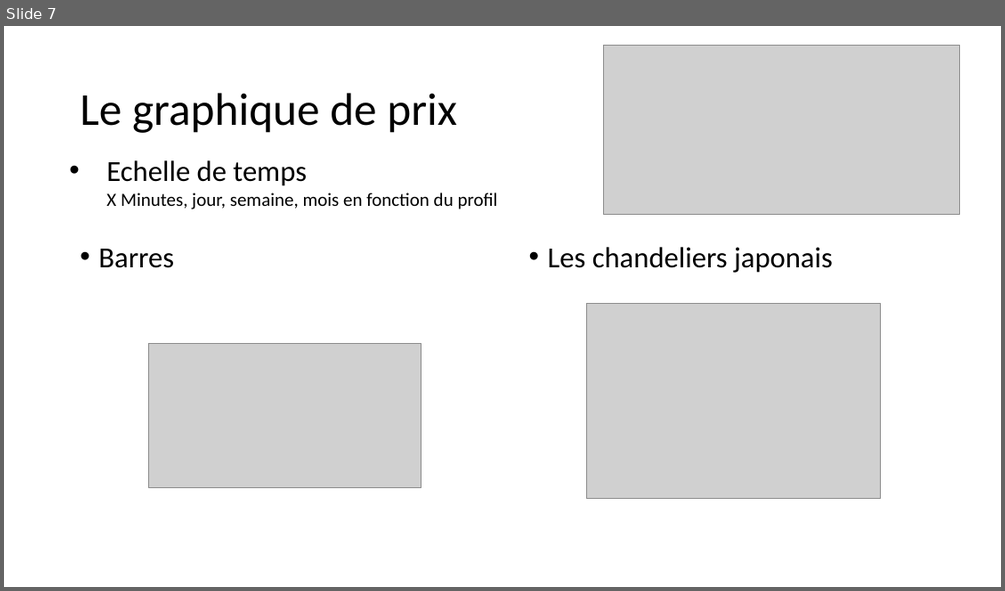
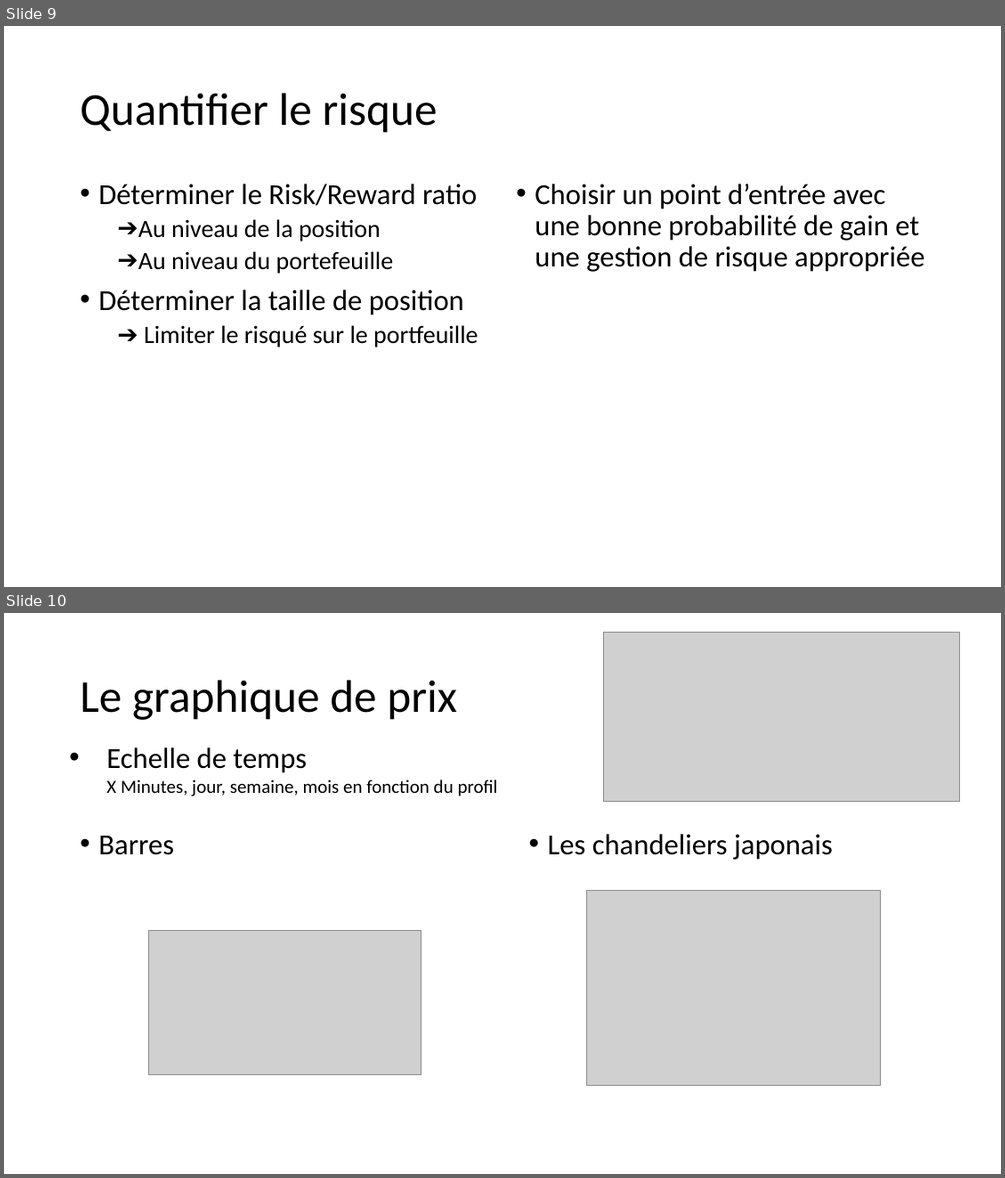
Before and after one commit to dadelcarbo/UltimateChartistRoot, a slide deck: Formation/Formation Bourse.pptx. Shown one above the other, each under a label of ours: slide 7 before the commit, slides 9 and 10 after it. The pictures are 1005x591 and 1005x1178 pixels, drawn with LibreOffice and Linux fonts; fonts in the diff are those of the drawing; grey boxes stand for pictures. Boxes give left, top, right and bottom in pixels: in the first picture for what was removed or moved away, otherwise in the second. Text is boxed around its words. In the diff, an @@ line names an element or a change of style, - is before the commit and + after.

```diff
--- a/Formation/Formation Bourse.pptx
+++ b/Formation/Formation Bourse.pptx
@@ slide 9 added at <box>4,26,1001,587</box>, background #FFFFFF @@
@@ title added at <box>80,93,437,133</box>, 44 pt, text #000000 @@
+Quantifier le risque
@@ text added at <box>98,184,477,347</box>, 24 pt, text #000000 @@
+• Déterminer le Risk/Reward ratio
+  ➔ Au niveau de la position
+  ➔ Au niveau du portefeuille
+• Déterminer la taille de position
+  ➔ Limiter le risqué sur le portfeuille
@@ text added at <box>534,184,924,272</box>, 28 pt, text #000000 @@
+• Choisir un point d’entrée avec une bonne probabilité de gain et une gestion de risque appropriée
@@ what was slide 7 is now slide 10 @@
```
Also in this commit, not shown: 12 other slides added, 1 slide removed, 7 other files.
